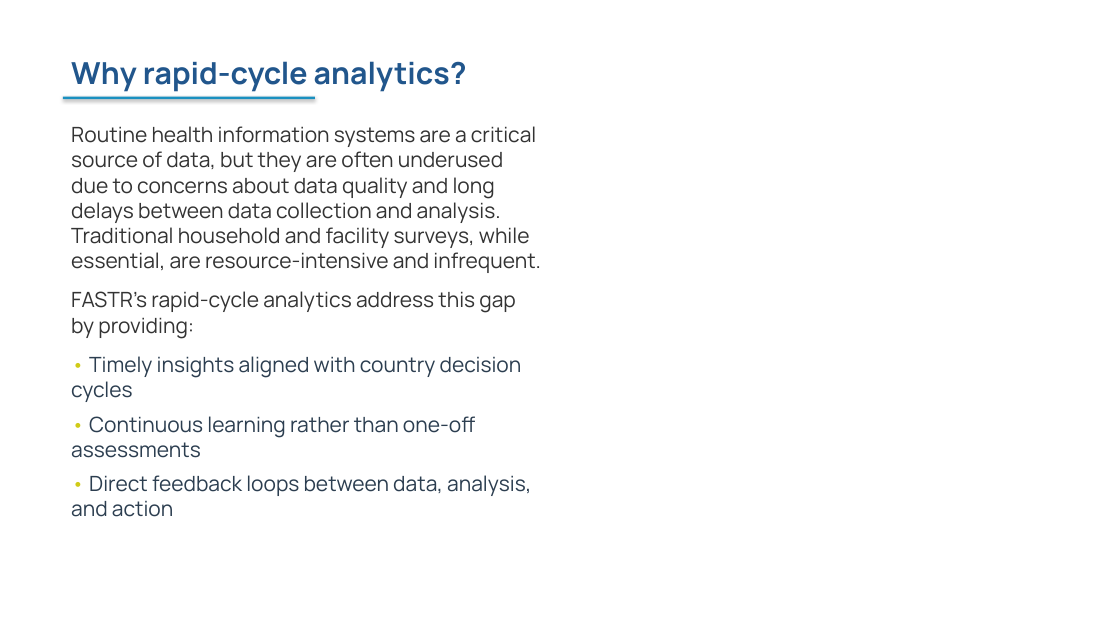
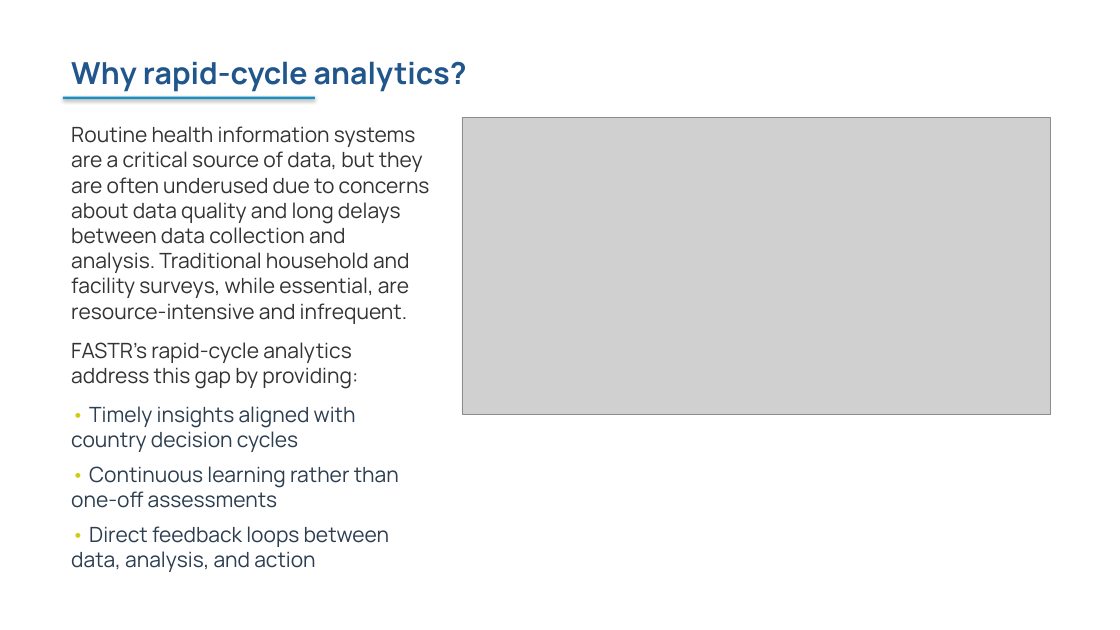
Before and after one commit to FASTR-Analytics/fastr-resource-hub, a slide deck: slide 12 of outputs/2026-zambia_deck.pptx. Drawn at 1120x630 pixels with LibreOffice and Linux fonts; fonts in the diff are those of the drawing; grey boxes stand for pictures. Boxes give left, top, right and bottom in pixels: in the first picture for what was removed or moved away, otherwise in the second. Text is boxed around its words. In the diff, an @@ line names an element or a change of style, - is before the commit and + after.

```diff
--- a/outputs/2026-zambia_deck.pptx
+++ b/outputs/2026-zambia_deck.pptx
@@ text "Routine health information systems are ..." rewrapped from bbox=[71, 126, 541, 517] to bbox=[71, 126, 430, 572] @@
@@ picture added at bbox=[462, 118, 1050, 415] @@
```
Also in this commit, not shown: 20 other slides changed, 7 other files.
